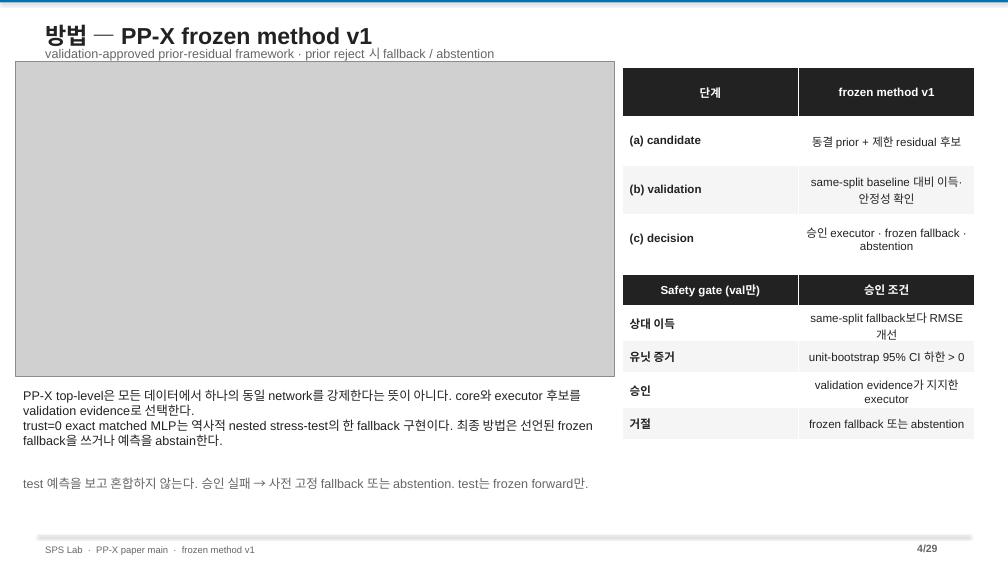
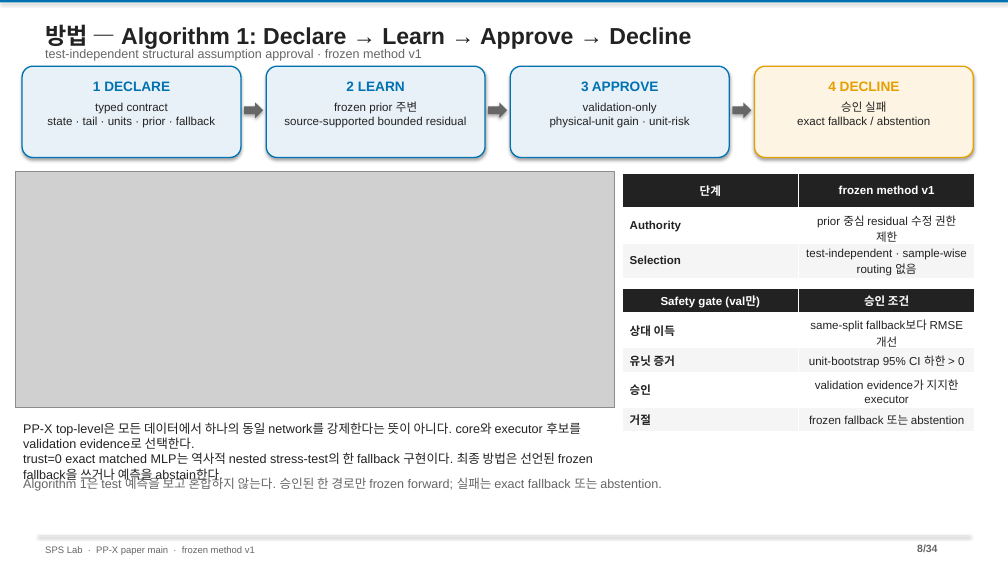
Before and after one commit to amumujs-create/pp_pae_total, a slide deck: slide 8 of output/PP_Research_Detailed_v2.pptx (slide 4 before the commit). Drawn at 1008x567 pixels with LibreOffice and Linux fonts; fonts in the diff are those of the drawing; grey boxes stand for pictures. Boxes give left, top, right and bottom in pixels: in the first picture for what was removed or moved away, otherwise in the second. Text is boxed around its words. In the diff, an @@ line names an element or a change of style, - is before the commit and + after.

```diff
--- a/output/PP_Research_Detailed_v2.pptx
+++ b/output/PP_Research_Detailed_v2.pptx
@@ text added at (45, 24, 691, 49), 22 pt, text #222222, bold @@
+방법 — Algorithm 1: Declare → Learn → Approve → Decline
@@ text at (45, 48, 422, 61): text changed; size 22 to 12 pt; text colour #222222 to #666666; bold off @@
-방법 — PP-X frozen method v1
+test-independent structural assumption approval · frozen method v1
@@ text removed at (45, 47, 494, 62) @@
-validation-approved prior-residual framework · prior reject 시 fallback / abstention
@@ rounded rectangle added at (22, 67, 241, 158), fill #E8F1F8, outline #0072B2 1.25 pt @@
@@ text added at (93, 81, 170, 91), 13 pt, text #0072B2, bold @@
+1 DECLARE
@@ rounded rectangle added at (266, 67, 485, 158), fill #E8F1F8, outline #0072B2 1.25 pt @@
@@ text added at (346, 81, 405, 91), 13 pt, text #0072B2, bold @@
+2 LEARN
@@ rounded rectangle added at (510, 67, 730, 158), fill #E8F1F8, outline #0072B2 1.25 pt @@
@@ text added at (581, 81, 659, 91), 13 pt, text #0072B2, bold @@
+3 APPROVE
@@ table removed at (622, 68, 975, 263), 4 rows, 2 columns @@
-단계 | frozen method v1
-(a) candidate | 동결 prior + 제한 residual 후보
-(b) validation | same-split baseline 대비 이득·안정성 확인
-(c) decision | 승인 executor · frozen fallback · abstention
@@ rounded rectangle added at (755, 67, 974, 158), fill #FDF4E3, outline #E69F00 1.25 pt @@
@@ text added at (828, 81, 900, 91), 13 pt, text #E69F00, bold @@
+4 DECLINE
@@ text added at (47, 102, 215, 128), 11 pt, text #222222 @@
+typed contract
+state · tail · units · prior · fallback
@@ right arrow added at (244, 102, 263, 118), fill #666666 @@
@@ text added at (284, 101, 466, 128), 11 pt, text #222222 @@
+frozen prior 주변
+source-supported bounded residual
@@ right arrow added at (488, 102, 507, 118), fill #666666 @@
@@ text added at (550, 102, 689, 128), 11 pt, text #222222 @@
+validation-only
+physical-unit gain · unit-risk
@@ right arrow added at (733, 102, 752, 118), fill #666666 @@
@@ text added at (797, 101, 930, 125), 11 pt, text #222222 @@
+승인 실패
+exact fallback / abstention
@@ picture: place and size @@
-picture at (16, 61, 615, 377)
+picture at (16, 172, 615, 408)
@@ table added at (622, 173, 975, 428), 3 rows, 2 columns @@
+단계 | frozen method v1
+Authority | prior 중심 residual 수정 권한 제한
+Selection | test-independent · sample-wise routing 없음
@@ table: place and size @@
-table at (622, 274, 975, 433)
+table at (622, 288, 975, 429)
@@ text "PP-X top-level은 모든 데이터에서 하나의 ...": place and size @@
-text "PP-X top-level은 모든 데이터에서 하나의 ..." at (23, 389, 593, 446)
+text "PP-X top-level은 모든 데이터에서 하나의 ..." at (23, 422, 593, 482)
@@ text at (23, 475, 662, 491): text changed @@
-test 예측을 보고 혼합하지 않는다. 승인 실패 → 사전 고정 fallback 또는 abstention. test는 frozen forward만.
+Algorithm 1은 test 예측을 보고 혼합하지 않는다. 승인된 한 경로만 frozen forward; 실패는 exact fallback 또는 abstention.
@@ text at (917, 544, 937, 552): text changed @@
-4/29
+8/34
```
Also in this commit, not shown: 27 other slides changed, 5 slides added, 3 other files.
